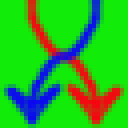
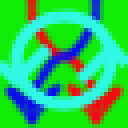
The second (128, 128) image is a revision of the first. Changes to its layers:
added layer "New Layer#1" above "New Layer" over [0, 8, 128, 112]
